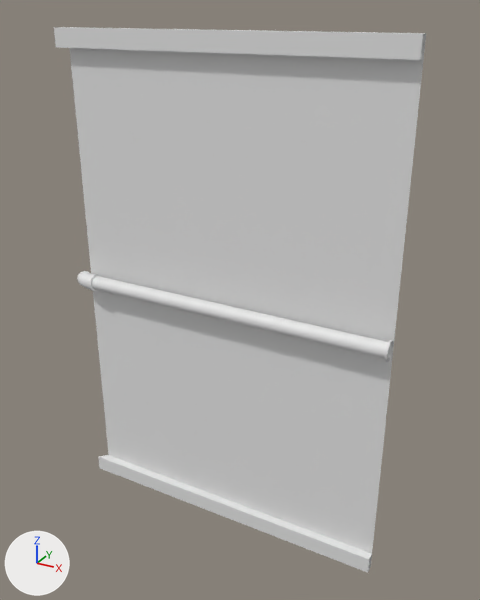
What one commit did to the FBX model Project3Demo/Assets/Resources/Meshes/Environment/Wall_LowerDeck_Middle_Corner4.FBX.
Camera for both pictures: a 50 mm camera at (2.78, -3.05, 3.1) aimed at (1.08, 0.03, 1.56). Lighting does not change. The marker at lower left points along +X, +Y and +Z. Where no turn or scale is listed for an object, it has been applied to the vertices.
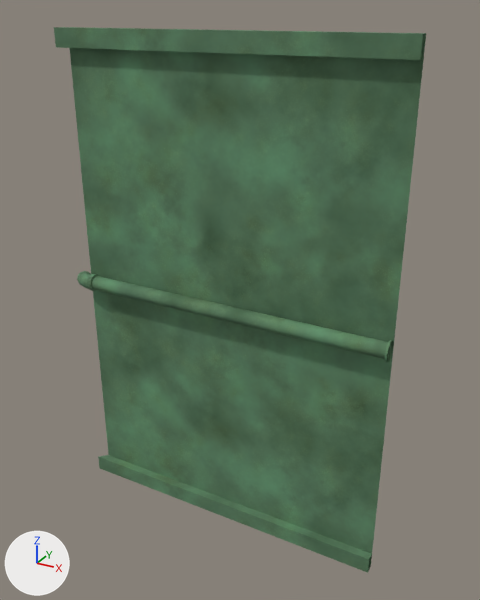
Where the newer file only moved an object's origin or applied its transform, the numbers keep the older frame.

What the commit changed:
Picture 'Sand_Dirt_basecolor.tga' (img_sand_dirt_basecolor_tga) is new.
Material '01 - Default' (mat_01___default) is new.
Its texture is img_sand_dirt_basecolor_tga.
Its roughness is 0.859.
me_mesh has 164 vertices, 115 faces and spans x -0.06..2.0, y -0.11..0.0, z 0.0..3.0.
me_mesh now uses material mat_01___default (picture img_sand_dirt_basecolor_tga).

Location of each change, (x1, y1, x2, y2) in pixels of the pictures (480 x 600 px):
'Plane019', recoloured (grey to green): (54, 27, 426, 573) in both
